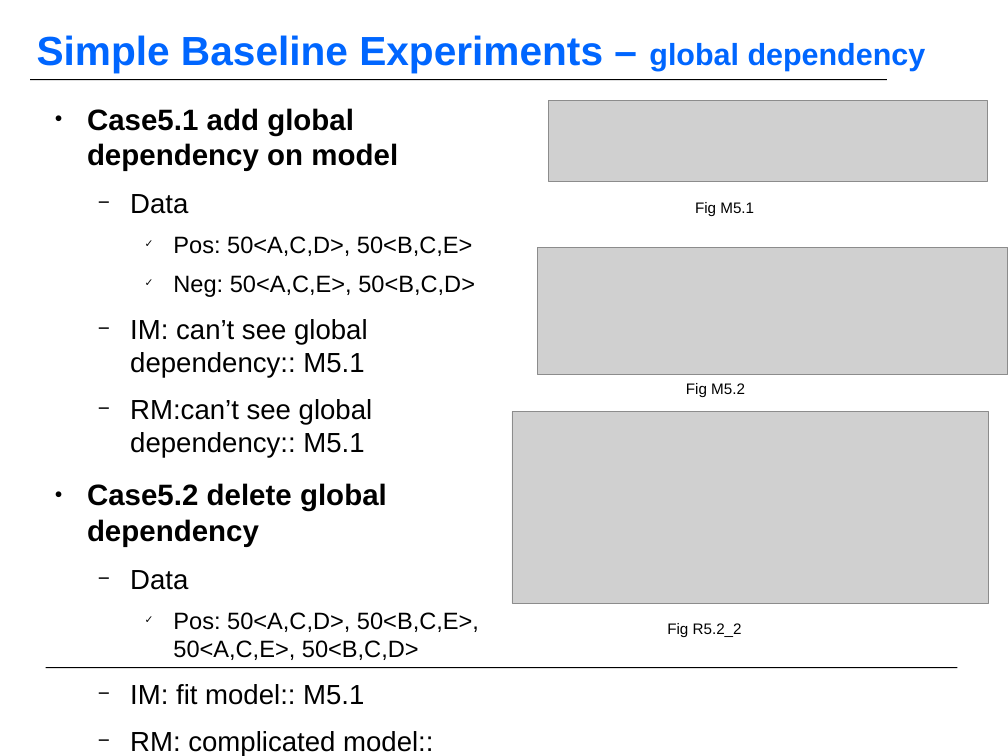
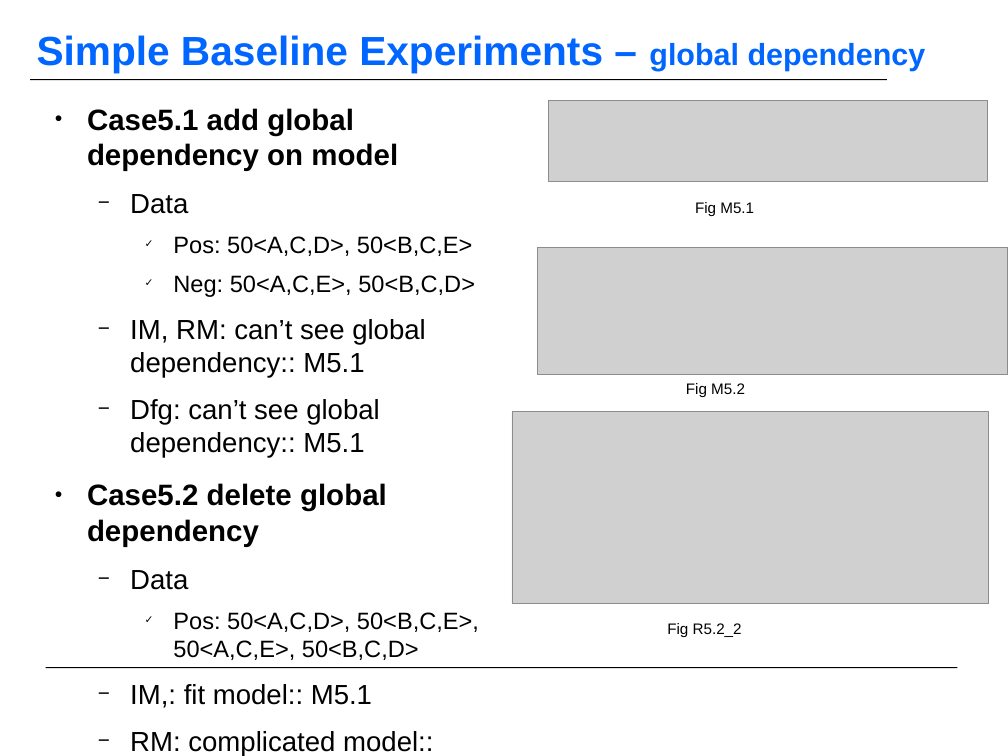
Before and after one commit to KFDing/masterthesis, a slide deck: slide 28 of official_report/MasterThesis_Report_03_Dfg_02.odp (slide 26 before the commit). Drawn at 1008x756 pixels with LibreOffice and Linux fonts; fonts in the diff are those of the drawing; grey boxes stand for pictures; background and template pictures are left out. Boxes give left, top, right and bottom in pixels: in the first picture for what was removed or moved away, otherwise in the second. Text is boxed around its words. In the diff, an @@ line names an element or a change of style, - is before the commit and + after.

```diff
--- a/official_report/MasterThesis_Report_03_Dfg_02.odp
+++ b/official_report/MasterThesis_Report_03_Dfg_02.odp
@@ text at bbox=[130, 319, 426, 458]: text changed @@
-  − IM: can’t see global dependency:: M5.1
-  − RM:can’t see global dependency:: M5.1
+  − IM, RM: can’t see global dependency:: M5.1
+  − Dfg: can’t see global dependency:: M5.1
@@ text at bbox=[130, 684, 372, 708]: text changed @@
-  − IM: fit model:: M5.1
+  − IM,: fit model:: M5.1
```
Also in this commit, not shown: 5 other slides changed, 4 slides added, 2 slides removed, 5 other files.
